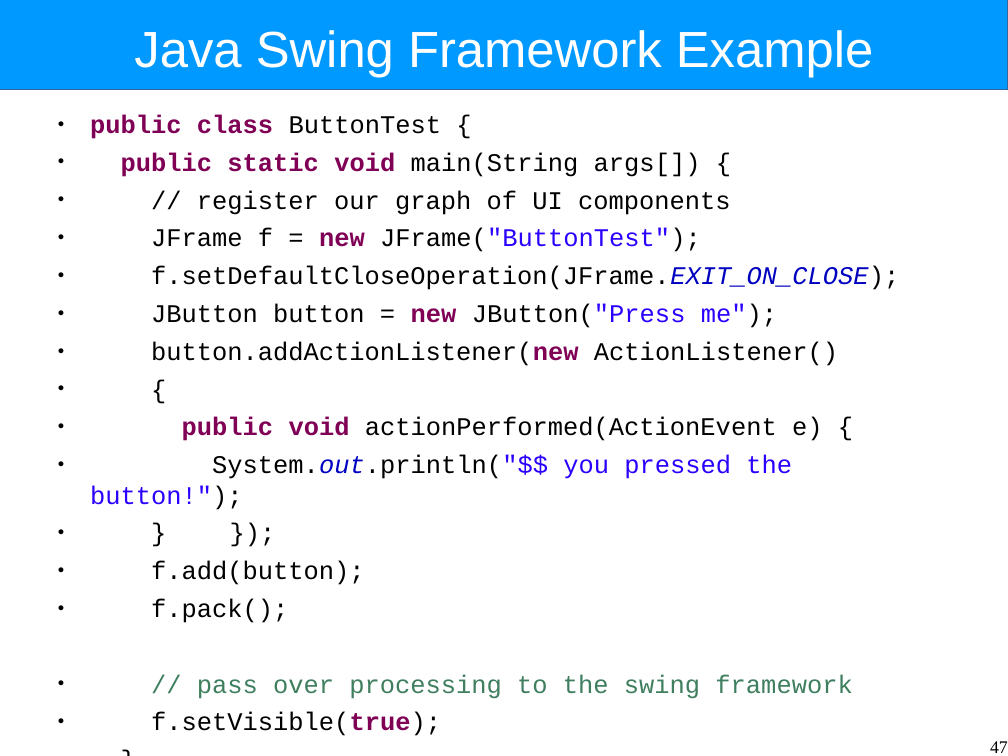
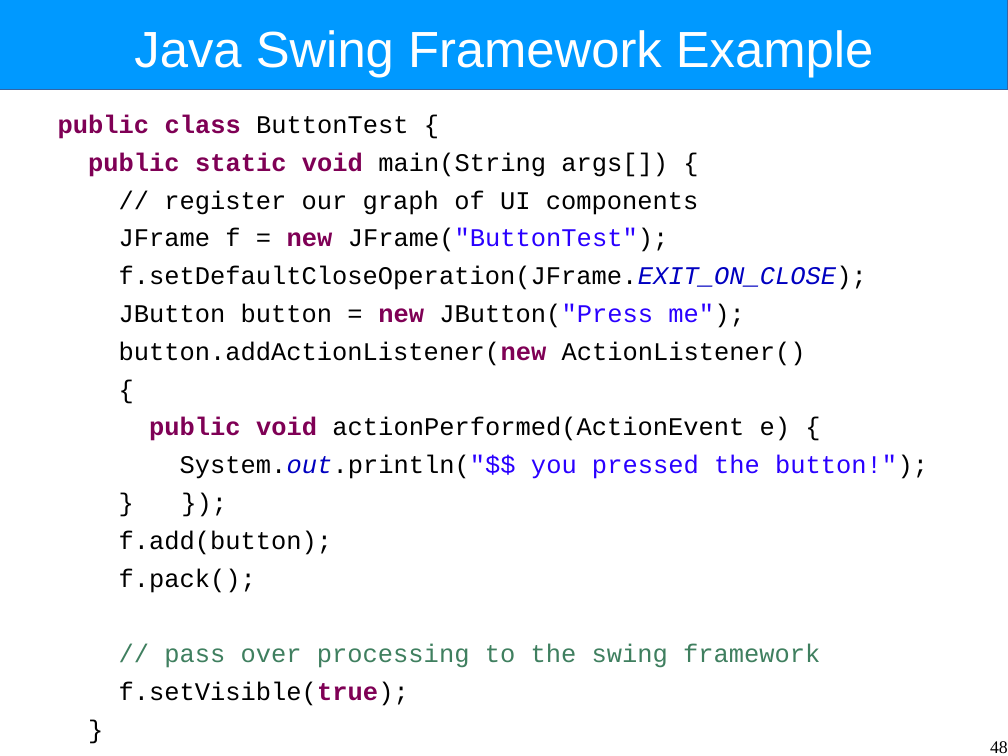
Before and after one commit to Intrinsarc/intrinsarc-evolve, a slide deck: slide 48 of Academic Work/lectures/system-structure.odp (slide 47 before the commit). Drawn at 1008x756 pixels with LibreOffice and Linux fonts; fonts in the diff are those of the drawing. Boxes give left, top, right and bottom in pixels: in the first picture for what was removed or moved away, otherwise in the second. Text is boxed around its words. In the diff, an @@ line names an element or a change of style, - is before the commit and + after.

```diff
--- a/Academic Work/lectures/system-structure.odp
+++ b/Academic Work/lectures/system-structure.odp
@@ text "public class ButtonTest {" at [58, 114, 928, 706]: bullet ● to none @@
@@ page number at [990, 741, 1008, 753]: text changed @@
-47
+48
```
Also in this commit, not shown: 13 other slides changed, 1 slide added, 9 other files.
